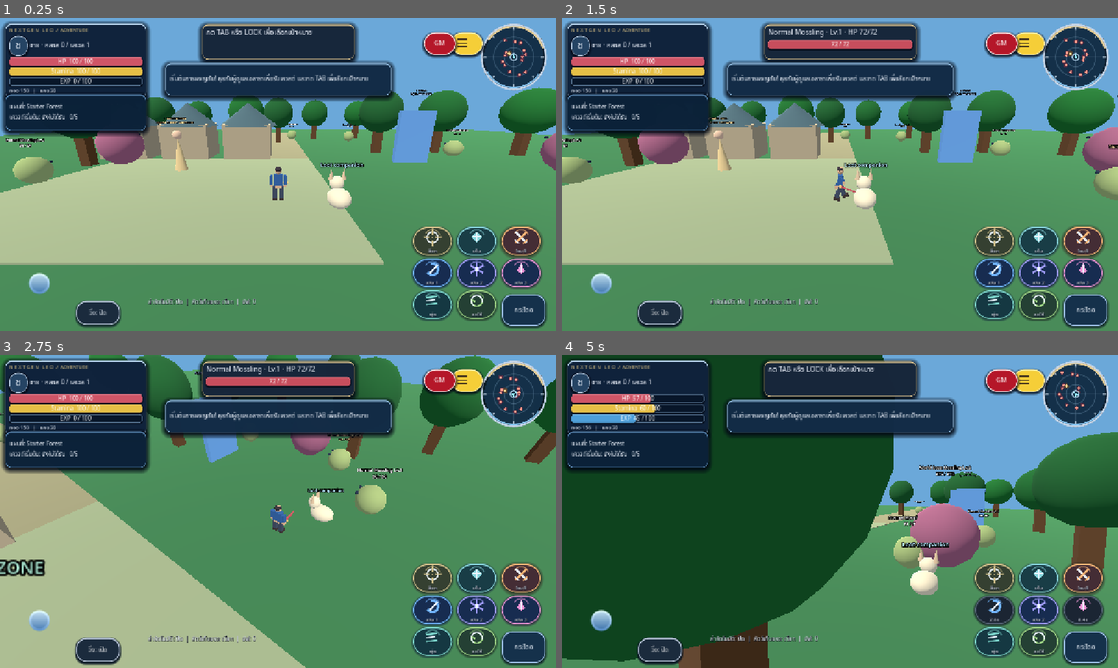
Above: before the commit, frames 1-4 (two rows, left to right).
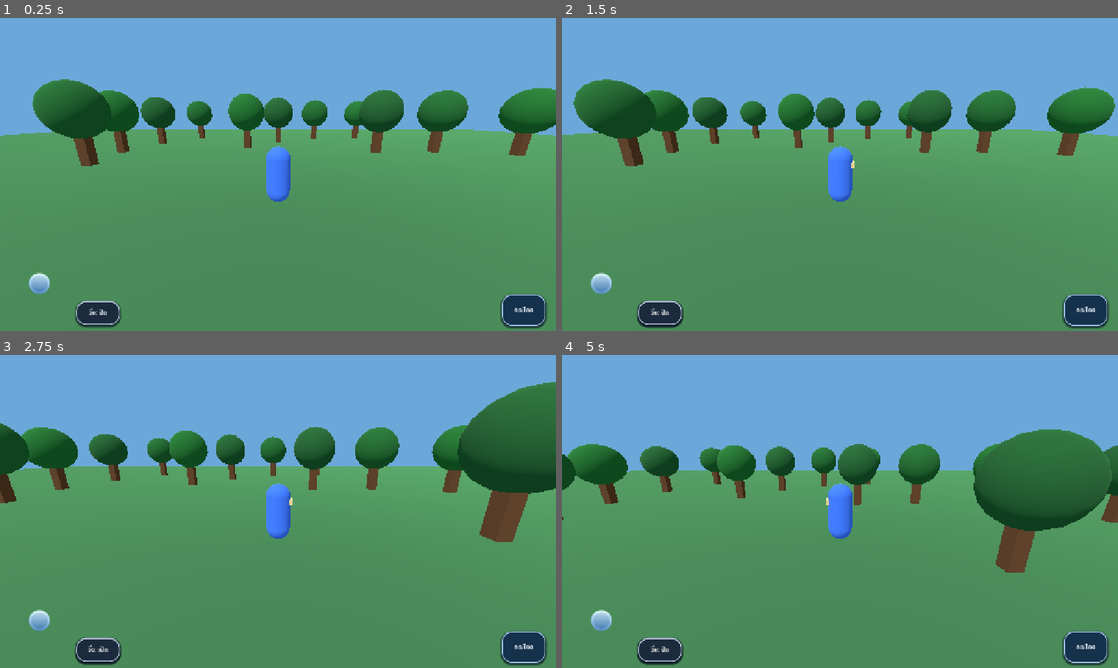
Above: after the commit, the same moments.

Repository: redfullmoon209-debug/NexTgenLeo
Game: Godot game, scene res://scenes/main.tscn
Two runs of this game, one before a commit and one after it. Both use one fixed random seed, a clock stepped at 60 frames per second and the inputs below.
Inputs (mouse positions are in pixels of both pictures, inside the frame that each line leads up to):
- Up to frame 1 (0.25 s): no input
- Up to frame 2 (1.5 s): click "กระโดด" at 0.5 s; tap Enter at 1.25 s; move the mouse to (962, 158) at 1.27 s; hold D from 1.28 s (still down); tap Tab at 1.35 s; click (962, 158) at 1.42 s
- Up to frame 3 (2.75 s): tap Space at 1.52 s; release D at 2 s; drag from (166, 527) to (250, 574) at 2.02 s
- Up to frame 4 (5 s): move the mouse to (895, 442) at 2.77 s; hold D 2.78-3.5 s; tap 1 at 2.85 s; drag from (812, 574) to (673, 464) at 3.52 s; move the mouse to (1006, 558) at 4.27 s; hold A from 4.28 s (still down); tap 3 at 4.35 s; tap Space at 4.52 s

The runs differ from the first frame. In frame 1, 54% of the frame differs, in the area x 0-100%, y 0-97%; in frame 2, 52%; in frame 3, 64%; in frame 4, 71%, in the area x 0-100%, y 0-100%.
Error after the commit: Parse Error: Cannot infer the type of "pct" variable because the value doesn't have a set type. (res://scripts/gameplay.gd:1389)

Commit message:
Improve portrait HUD typography, compact toast and inventory-first bag navigation

Diff:
--- a/scripts/gameplay.gd
+++ b/scripts/gameplay.gd
@@ -94,7 +94,7 @@
 	var saved: Array = GameState.location
 	if saved.size() == 3:
 		world.player.position = Vector3(float(saved[0]), maxf(1, float(saved[1])), float(saved[2]))
-	_tell("เริ่มต้นการผจญภัย! คุยกับผู้ดูแลเอลาราเพื่อรับเควสต์ และกด TAB เพื่อล็อกเป้าหมาย")
+	_tell("เริ่มผจญภัย! เปิดเควสต์เพื่อคุยกับ Elara")
 
 func _mesh(parent: Node3D, pos: Vector3, size: Vector3, color: Color, shape := "box") -> MeshInstance3D:
 	var node := MeshInstance3D.new()
@@ -775,28 +775,46 @@
 		# Work in 390-unit portrait coordinates regardless of the Web canvas's
 		# internal rendering resolution. Position uses scaled outer rectangles.
 		var logical_width := bounds.size.x / visual_scale
-		var status_width := minf(238.0, logical_width * 0.59)
+		var status_width := minf(222.0, logical_width * 0.59)
 		hud_status_panel.scale = Vector2.ONE * visual_scale
 		hud_quest_panel.scale = Vector2.ONE * visual_scale
 		hud_target_panel.scale = Vector2.ONE * visual_scale
 		hud_notice_panel.scale = Vector2.ONE * visual_scale
 		hud_state_label.scale = Vector2.ONE * visual_scale
-		map_display.scale = Vector2.ONE * (visual_scale * 0.72)
-		hud_status_panel.size = Vector2(status_width, 155.0)
+		map_display.scale = Vector2.ONE * (visual_scale * 0.68)
+		hud_status_panel.size = Vector2(status_width, 170.0)
+		var brand: Label = hud_status_panel.find_child("CelestialBrandLine", true, false)
+		if is_instance_valid(brand):
+			brand.text = "NEX TGEN LEO"
+			brand.add_theme_font_size_override("font_size", 13)
+		stats_label.add_theme_font_size_override("font_size", 16)
+		hud_currency_label.add_theme_font_size_override("font_size", 14)
+		quest_label.add_theme_font_size_override("font_size", 14)
+		notice.add_theme_font_size_override("font_size", 15)
+		hud_state_label.add_theme_font_size_override("font_size", 14)
 		hud_status_panel.position = bounds.position
 		for bar in [hp_bar, stamina_bar, exp_bar]:
 			bar.custom_minimum_size.x = 0.0
-		hud_quest_panel.size = Vector2(status_width, 83.0)
-		hud_quest_panel.position = Vector2(bounds.position.x, bounds.position.y + 162.0 * visual_scale)
-		hud_target_panel.size = Vector2(minf(350.0, logical_width - 8.0), 80.0)
-		hud_target_panel.position = Vector2(bounds.position.x, bounds.position.y + 253.0 * visual_scale)
+		hud_quest_panel.size = Vector2(status_width, 68.0)
+		hud_quest_panel.position = Vector2(bounds.position.x, bounds.position.y + 176.0 * visual_scale)
+		hud_target_panel.size = Vector2(minf(310.0, logical_width - 8.0), 66.0)
+		hud_target_panel.position = Vector2(bounds.position.x, bounds.position.y + 251.0 * visual_scale)
 		map_display.position = Vector2(bounds.end.x - map_display.size.x * map_display.scale.x, bounds.position.y)
-		hud_notice_panel.size = Vector2(minf(350.0, logical_width - 8.0), 74.0)
-		hud_notice_panel.position = Vector2(bounds.position.x, bounds.position.y + 344.0 * visual_scale)
+		hud_notice_panel.size = Vector2(minf(275.0, logical_width - 8.0), 62.0)
+		hud_notice_panel.position = Vector2(bounds.position.x, bounds.position.y + (327.0 if hud_target_panel.visible else 254.0) * visual_scale)
 		hud_state_label.position = Vector2(bounds.position.x, bounds.end.y - 282.0 * visual_scale)
 	else:
 		for node in [hud_status_panel, hud_quest_panel, hud_target_panel, hud_notice_panel, hud_state_label, map_display]:
 			node.scale = Vector2.ONE
+		var brand: Label = hud_status_panel.find_child("CelestialBrandLine", true, false)
+		if is_instance_valid(brand):
+			brand.text = "N E X T G E N   L E O  /  ADVENTURE"
+			brand.add_theme_font_size_override("font_size", 11)
+		stats_label.add_theme_font_size_override("font_size", 15)
+		hud_currency_label.add_theme_font_size_override("font_size", 12)
+		quest_label.add_theme_font_size_override("font_size", 13)
+		notice.add_theme_font_size_override("font_size", 14)
+		hud_state_label.add_theme_font_size_override("font_size", 13)
 		hud_status_panel.size = Vector2(324, 155)
 		for bar in [hp_bar, stamina_bar, exp_bar]:
 			bar.custom_minimum_size.x = 270.0
@@ -847,7 +865,7 @@
 
 func _tell(text: String) -> void:
 	notice.text = text
-	notice_hide_timer = 5.5 if not text.is_empty() else 0.0
+	notice_hide_timer = (3.5 if world.get_viewport().get_visible_rect().size.y > world.get_viewport().get_visible_rect().size.x else 5.5) if not text.is_empty() else 0.0
 	if is_instance_valid(hud_notice_panel):
 		hud_notice_panel.visible = not text.is_empty()
 
@@ -1094,9 +1112,10 @@
 	return str(elements[element]) + suffix
 
 func _refresh_hud() -> void:
-	stats_label.text = "%s · คลาส %d / เลเวล %d" % ["ชาย" if GameState.gender == "Male" else "หญิง", GameState.class_rank, GameState.level]
+	var portrait_ui := world.get_viewport().get_visible_rect().size.y > world.get_viewport().get_visible_rect().size.x
+	stats_label.text = ("%s  |  C%d Lv%d" % ["ชาย" if GameState.gender == "Male" else "หญิง", GameState.class_rank, GameState.level]) if portrait_ui else ("%s · คลาส %d / เลเวล %d" % ["ชาย" if GameState.gender == "Male" else "หญิง", GameState.class_rank, GameState.level])
 	hud_portrait_label.text = "ช" if GameState.gender == "Male" else "ญ"
-	hud_currency_label.text = "ทอง %d   |   แคช %d" % [GameState.gold, GameState.cash]
+	hud_currency_label.text = ("ทอง %d  |  แคช %d" if portrait_ui else "ทอง %d   |   แคช %d") % [GameState.gold, GameState.cash]
 	hp_bar.max_value = GameState.max_hp
 	hp_bar.value = GameState.hp
 	stamina_bar.max_value = GameState.max_stamina
@@ -1104,7 +1123,7 @@
 	exp_bar.max_value = GameState.exp_required()
 	exp_bar.value = GameState.exp
 	hp_bar.get_node("Value").text = "HP  %d / %d" % [GameState.hp, GameState.max_hp]
-	stamina_bar.get_node("Value").text = "Stamina  %d / %d" % [int(GameState.stamina),GameState.max_stamina]
+	stamina_bar.get_node("Value").text = ("STM %d / %d" if portrait_ui else "Stamina  %d / %d") % [int(GameState.stamina),GameState.max_stamina]
 	exp_bar.get_node("Value").text = "EXP  %d / %d" % [GameState.exp,GameState.exp_required()]
 	if active_panel == "Bag" and is_instance_valid(bag_status_label):
 		bag_status_label.text = _bag_status_text()
@@ -1117,7 +1136,7 @@
 				bar.value = value
 				bar.get_node("Value").text = "%s  %d / %d" % [["HP", "พลังงาน", "EXP"][i], int(value), int(maximum)]
 	var quest_title: String = "ยังไม่ได้รับ" if GameState.quest_state == "available" else ("เสร็จสิ้น" if GameState.quest_state == "complete" else "กำลังทำ")
-	quest_label.text = "แผนที่: %s\nเควสต์เริ่มต้น: %s   %d/5" % [str(GameState.balance.maps[GameState.map_index].name), quest_title, GameState.quest_kills]
+	quest_label.text = ("เควสต์: %s  %d/5\n%s" if portrait_ui else "แผนที่: %s\nเควสต์เริ่มต้น: %s   %d/5") % ([quest_title, GameState.quest_kills, str(GameState.balance.maps[GameState.map_index].name)] if portrait_ui else [str(GameState.balance.maps[GameState.map_index].name), quest_title, GameState.quest_kills])
 	target_label.text = "กด TAB หรือ LOCK เพื่อเลือกเป้าหมาย" if target < 0 else "%s · Lv.%d · HP %d/%d" % [mobs[target].kind + " Mossling", int(mobs[target].level), int(mobs[target].hp), int(mobs[target].max_hp)]
 	hud_target_hp.visible = target >= 0 and target < mobs.size()
 	if hud_target_hp.visible:
@@ -1365,7 +1384,10 @@
 			_button("เจ้าของ: ยืนยันสิทธิ์ GM", func(): _show_panel("OwnerLogin"), menu)
 			_button("บันทึกเกม", func(): _save(); _tell("Offline save written"), menu)
 			_button("Edit button layout: drag action buttons", func(): layout_edit = not layout_edit; _close_panel(); _tell("Layout editing " + str(layout_edit)), menu)
-			_button("คืนตำแหน่งปุ่ม", func(): GameState.settings.button_offsets = {}; _layout(), menu)
+			_button("คืนตำแหน่งปุ่ม", func(): GameState.settings.button_offsets = {}; GameState.settings["button_offsets_portrait"] = {}; GameState.settings["button_offsets_landscape"] = {}; _layout(); _save(), menu)
+			for ui_pct in [90, 100, 110, 120]:
+				var pct := ui_pct
+				_button("ขนาด UI %d%%" % pct, func(): _set_ui_scale(float(pct) / 100.0), menu)
 			for quality in ["Low", "Medium", "High"]:
 				_button(quality, func(): GameState.settings.quality = quality; world.get_viewport().scaling_3d_scale = 0.65 if quality == "Low" else 1.0; _set_shadows(quality == "High"); _tell("Quality: " + quality), menu)
 			menu.add_child(_label("FPS %d · Render objects %d\nStatic memory %.1f MB\nLocal sandbox saves use this browser only." % [Engine.get_frames_per_second(), Performance.get_monitor(Performance.RENDER_TOTAL_OBJECTS_IN_FRAME), Performance.get_monitor(Performance.MEMORY_STATIC) / 1048576.0]))
@@ -1474,7 +1496,8 @@
 		bag_bulk_selection.clear()
 	bag_equipment_buttons.clear()
 	bag_slot_regions.clear()
-	var wide := panel.size.x >= 550.0 and world.get_viewport().get_visible_rect().size.x >= world.get_viewport().get_visible_rect().size.y
+	var portrait_bag := world.get_viewport().get_visible_rect().size.y > world.get_viewport().get_visible_rect().size.x
+	var wide := panel.size.x >= 550.0 and not portrait_bag
 	var panes: BoxContainer = HBoxContainer.new() if wide else VBoxContainer.new()
 	panes.name = "BagTwoPane"
 	panes.size_flags_horizontal = Control.SIZE_EXPAND_FILL
@@ -1648,6 +1671,10 @@
 		button.add_theme_stylebox_override("normal", _equipment_slot_style(Color("7693b2"), index < GameState.inventory.size()))
 		button.add_theme_stylebox_override("hover", _equipment_slot_style(Color("b8cde6"), true, true))
 		button.add_theme_stylebox_override("pressed", _equipment_slot_style(Color("dbe8f7"), true, true))
+	# On tall phones, show actual inventory items first. Equipment remains
+	# below the grid, accessible by the outer menu's vertical scrolling.
+	if portrait_bag:
+		panes.move_child(bag_inventory_panel, 0)
 
 func _toggle_bulk_mode() -> void:
 	bag_bulk_mode = not bag_bulk_mode
@@ -1894,6 +1921,13 @@
 			_button("Join party room", func(): network.command("party",{"code":field.text}), menu)
 			_button("Disconnect · return offline", func(): network.disconnect_server(); _close_panel(), menu)
 
+func _set_ui_scale(value: float) -> void:
+	GameState.settings.ui_scale = clampf(value, 0.85, 1.20)
+	_layout()
+	world._layout_touch_ui()
+	_save()
+	_tell("ปรับขนาด UI เป็น %d%%" % int(GameState.settings.ui_scale * 100.0))
+
 func _set_shadows(enabled: bool) -> void:
 	for child in world.get_children():
 		if child is DirectionalLight3D: child.shadow_enabled = enabled
